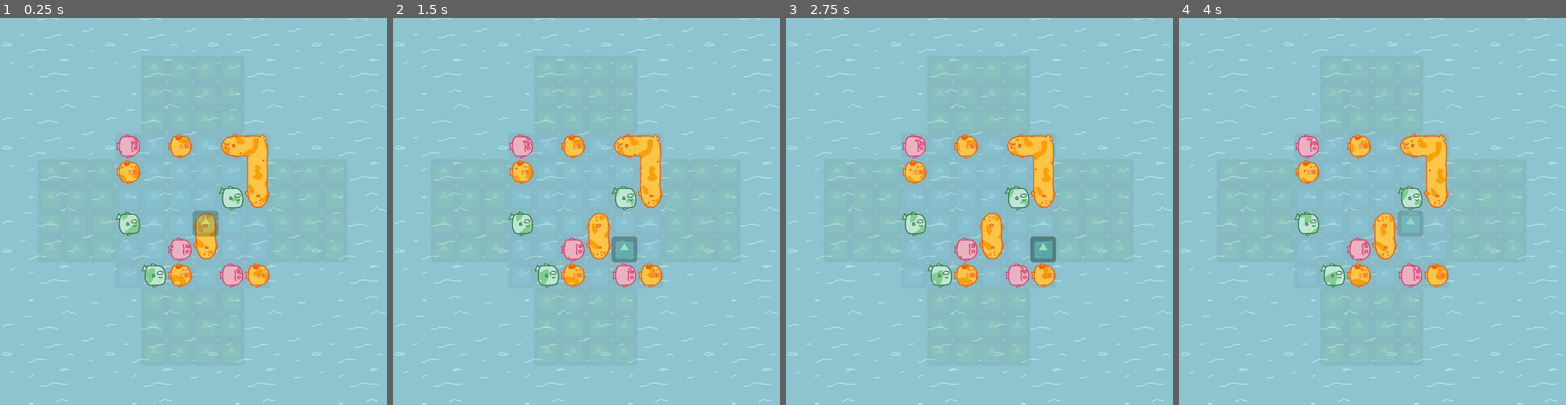
Above: before the commit, frames 1-4 (left to right).
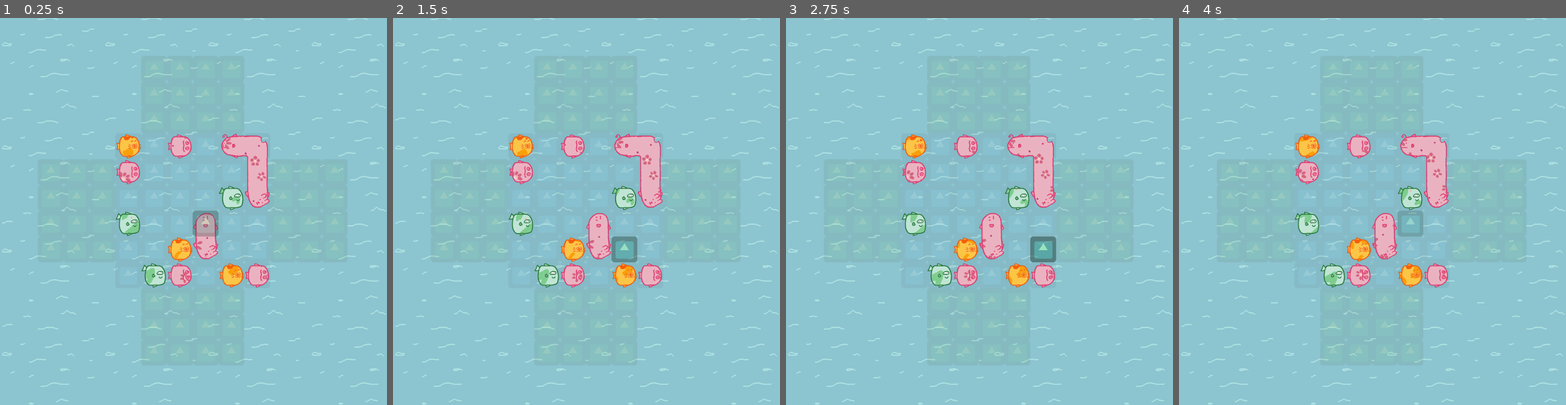
Above: after the commit, the same moments.

Repository: amckendry2/sokoban-cargo
Game: Godot game, scene res://Scenes/Docks.tscn
Same seed, same stepped clock (60 frames per second), same inputs: the game is played once before the commit and once after it. The engine's default icon, where the game draws it, is replaced by a stand-in: a white triangle on a blue panel in a dark square.
Inputs:
- Up to frame 1 (0.25 s): no input
- Up to frame 2 (1.5 s): hold D (move_right) 0.53-1.28 s; tap E (delete_block) at 0.6 s; tap Enter at 1.25 s; hold S (move_down) from 1.28 s (still down); tap Space (select_block) at 1.35 s
- Up to frame 3 (2.75 s): tap Space (select_block) at 2 s; release S (move_down) at 2.03 s; hold D (move_right) from 2.03 s (still down); tap E (delete_block) at 2.1 s
- Up to frame 4 (4 s): release D (move_right) at 2.78 s; hold W (move_up) 2.78-3.53 s; tap Space (select_block) at 2.85 s; tap Enter at 3.5 s; hold A (move_left) from 3.53 s (still down); tap E (delete_block) at 3.6 s

The runs differ from the first frame. In frame 1, 3.8% of the frame differs, in the area x 30-70%, y 29-70%; in frame 2, 3.8%; in frame 3, 3.8%; in frame 4, 3.8%.

Commit message:
Straighten out color names, maybe?

Diff:
--- a/Scenes/AnimatedBlockGroup.tscn
+++ b/Scenes/AnimatedBlockGroup.tscn
@@ -2,7 +2,7 @@
 
 [ext_resource path="res://Scripts/AnimatedBlockGroup.gd" type="Script" id=1]
 [ext_resource path="res://Assets/ArtTileSet.tres" type="TileSet" id=2]
-[ext_resource path="res://Assets/Shaders/ChowderBlue.tres" type="Material" id=3]
+[ext_resource path="res://Assets/Shaders/ChowderRed.tres" type="Material" id=3]
 
 [node name="AnimatedBlockGroup" type="TileMap"]
 material = ExtResource( 3 )
--- a/Scenes/Docks.tscn
+++ b/Scenes/Docks.tscn
@@ -7,7 +7,7 @@
 [ext_resource path="res://Scripts/BlockGrid.gd" type="Script" id=5]
 [ext_resource path="res://Assets/ArtTileSet.tres" type="TileSet" id=6]
 [ext_resource path="res://Assets/Shaders/ChowderGreen.tres" type="Material" id=7]
-[ext_resource path="res://Assets/Shaders/ChowderBlue.tres" type="Material" id=8]
+[ext_resource path="res://Assets/Shaders/ChowderRed.tres" type="Material" id=8]
 [ext_resource path="res://Nodes/Background.tscn" type="PackedScene" id=9]
 [ext_resource path="res://Scenes/LandGrids.gd" type="Script" id=10]
 [ext_resource path="res://Scripts/TogglableTileMap.gd" type="Script" id=11]
@@ -139,7 +139,7 @@
 tile_data = PoolIntArray( 327690, 0, 0, 327691, 0, 0, 327692, 0, 0, 393226, 0, 0, 393227, 0, 0, 393228, 0, 0, 458762, 0, 0, 458763, 0, 0, 458764, 0, 0, 524298, 0, 0, 524299, 0, 0, 524300, 0, 0 )
 script = ExtResource( 11 )
 
-[node name="BlueGrid" type="TileMap" parent="BlockGrid"]
+[node name="RedGrid" type="TileMap" parent="BlockGrid"]
 material = ExtResource( 8 )
 z_index = 1
 tile_set = ExtResource( 6 )
--- a/Scripts/BlockGrid.gd
+++ b/Scripts/BlockGrid.gd
@@ -6,15 +6,15 @@
 const BlockLogic = preload("res://Scripts/BlockLogic.gd")
 
 var shader_materials = {
-	BlockLogic.BlockColor.BLUE: preload("res://Assets/Shaders/ChowderBlue.tres"),
 	BlockLogic.BlockColor.GREEN: preload("res://Assets/Shaders/ChowderGreen.tres"),
-	BlockLogic.BlockColor.YELLOW: preload("res://Assets/Shaders/ChowderOrange.tres")
+	BlockLogic.BlockColor.ORANGE: preload("res://Assets/Shaders/ChowderOrange.tres"),
+	BlockLogic.BlockColor.RED: preload("res://Assets/Shaders/ChowderRed.tres")
 }
 
 var tile_color_indexes = {
 	BlockLogic.BlockColor.GREEN: 0,
-	BlockLogic.BlockColor.YELLOW: 1,
-	BlockLogic.BlockColor.BLUE: 2,
+	BlockLogic.BlockColor.ORANGE: 1,
+	BlockLogic.BlockColor.RED: 2,
 }
 
 var block_state: Dictionary = {}
@@ -40,12 +40,13 @@
 
 func move_blocks(moved_blocks: Dictionary, new_state: Dictionary, direction):
 	var cleared_blocks_by_color = BlockLogic.partitionTilesByColor(moved_blocks)
-	$BlueGrid.clear_blocks(cleared_blocks_by_color["blueBlocks"])
+	$RedGrid.clear_blocks(cleared_blocks_by_color["redBlocks"])
 	$GreenGrid.clear_blocks(cleared_blocks_by_color["greenBlocks"])
-	$OrangeGrid.clear_blocks(cleared_blocks_by_color["yellowBlocks"])
+	$OrangeGrid.clear_blocks(cleared_blocks_by_color["orangeBlocks"])
 
 	# TODO(Julian): Some blocks become visually disconnected while being pushed.
 	# Could be an issue in BlockLogic or with (Dynamic)TileMap
+	# TODO(Alex): This is an issue in BlockLogic
 	for block in moved_blocks:
 		var animated_block = animated_block_group_scene.instance()
 		var block_material = shader_materials[block.color]
@@ -69,14 +70,14 @@
 	return pushed_data["pushSuccessful"]
 
 func update_state():
-	$BlueGrid.clear()
+	$RedGrid.clear()
 	$GreenGrid.clear()
 	$OrangeGrid.clear()
 	block_state = next_block_state
 	var color_separated_new_state = BlockLogic.partitionTilesByColor(block_state)
-	$BlueGrid.add_blocks(color_separated_new_state["blueBlocks"])
+	$RedGrid.add_blocks(color_separated_new_state["redBlocks"])
 	$GreenGrid.add_blocks(color_separated_new_state["greenBlocks"])
-	$OrangeGrid.add_blocks(color_separated_new_state["yellowBlocks"])
+	$OrangeGrid.add_blocks(color_separated_new_state["orangeBlocks"])
 
 func _on_BlockMoveTimer_timeout() -> void:
 	update_state()
--- a/Scripts/BlockLogic.gd
+++ b/Scripts/BlockLogic.gd
@@ -1,6 +1,6 @@
 class_name BlockLogic extends Node2D
 
-enum BlockColor {GREEN, BLUE, YELLOW}
+enum BlockColor {GREEN, ORANGE, RED}
 
 static func getRandomColor():
 	var keys = BlockColor.keys()
@@ -321,18 +321,18 @@
 # Separate a set of blocks by their color.
 static func partitionTilesByColor(blocks: Dictionary) -> Dictionary:
 	var greenBlocks = {}
-	var blueBlocks = {}
-	var yellowBlocks = {}
+	var orangeBlocks = {}
+	var redBlocks = {}
 	for block in blocks:
 		match block.color:
 			BlockColor.GREEN:
 				greenBlocks[block] = null
-			BlockColor.BLUE:
-				blueBlocks[block] = null
-			BlockColor.YELLOW:
-				yellowBlocks[block] = null
+			BlockColor.ORANGE:
+				orangeBlocks[block] = null
+			BlockColor.RED:
+				redBlocks[block] = null
 	return {
 		"greenBlocks": greenBlocks,
-		"blueBlocks": blueBlocks,
-		"yellowBlocks": yellowBlocks
+		"orangeBlocks": orangeBlocks,
+		"redBlocks": redBlocks
 		}
Renamed: Assets/Shaders/ChowderBlue.tres -> Assets/Shaders/ChowderRed.tres
